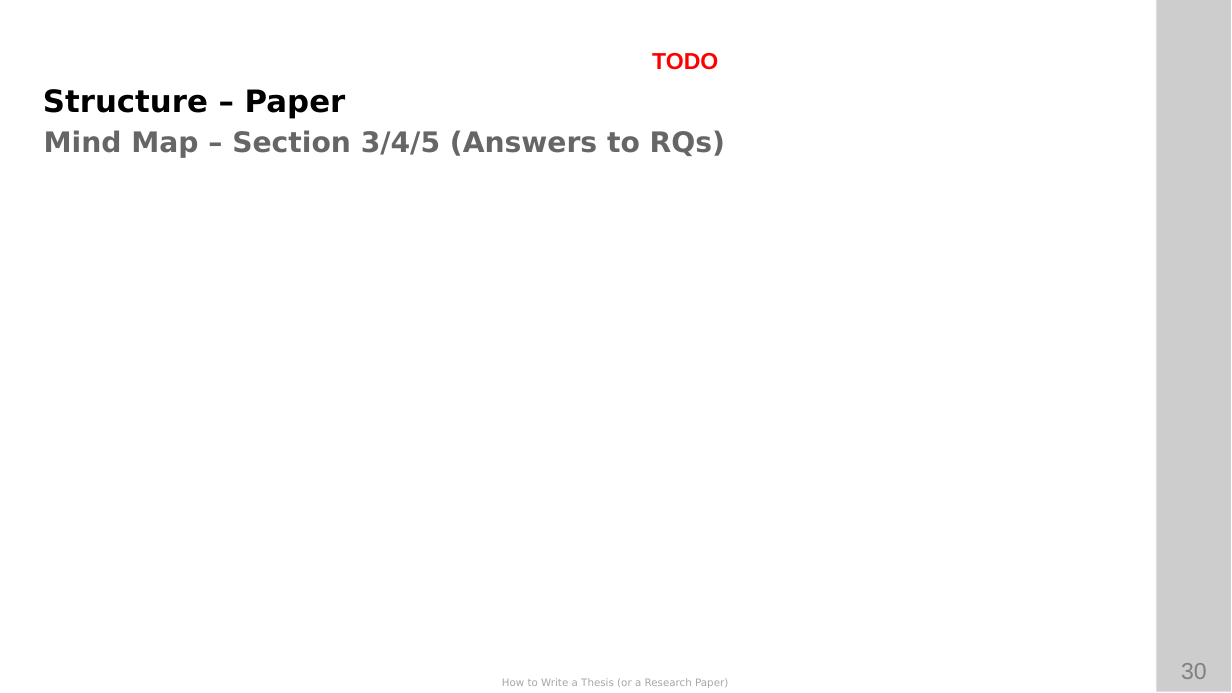
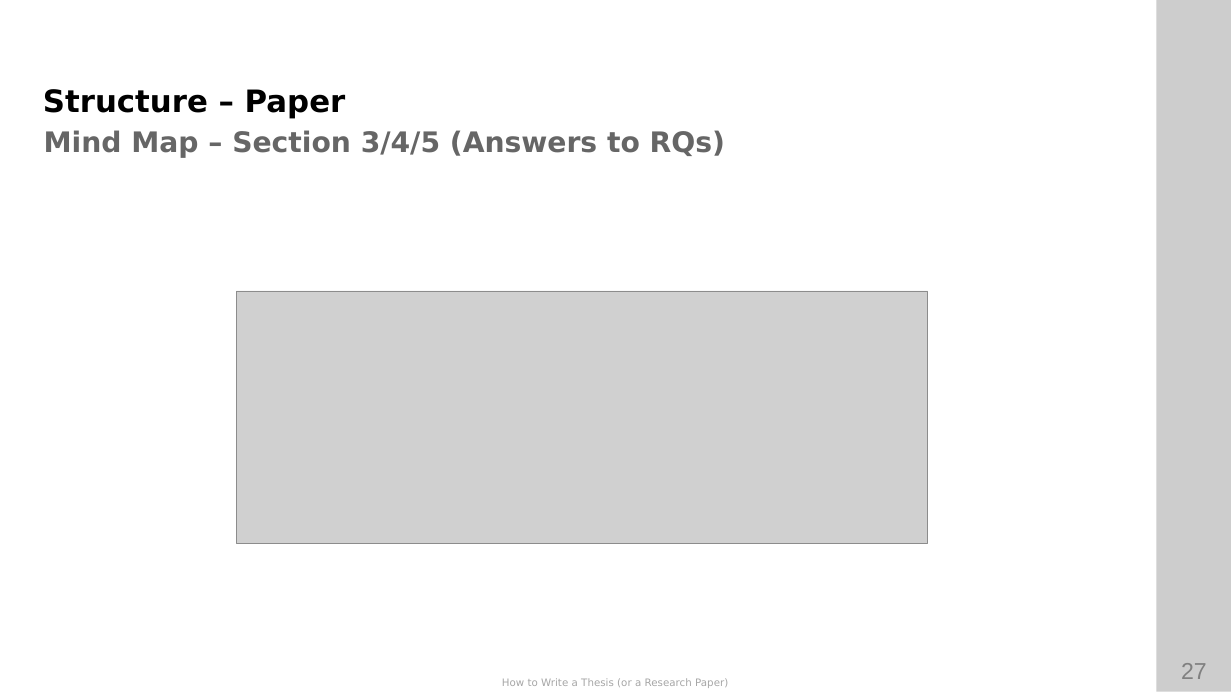
Before and after one commit to ETCE-LAB/How-To-Write-A-Paper-Thesis, a slide deck: slide 27 of How-to-Write-A-Paper-Thesis.pptx (slide 30 before the commit). Drawn at 1232x693 pixels with LibreOffice and Linux fonts; fonts in the diff are those of the drawing; grey boxes stand for pictures; background and template pictures are left out. Boxes give left, top, right and bottom in pixels: in the first picture for what was removed or moved away, otherwise in the second. Text is boxed around its words. In the diff, an @@ line names an element or a change of style, - is before the commit and + after.

```diff
--- a/How-to-Write-A-Paper-Thesis.pptx
+++ b/How-to-Write-A-Paper-Thesis.pptx
@@ text removed at [652,53,718,70] @@
-TODO
@@ picture added at [237,291,928,543] @@
@@ page number at [1181,663,1207,679]: text changed @@
-30
+27
```
Also in this commit, not shown: 6 other slides changed, 3 slides removed, 3 other files.
